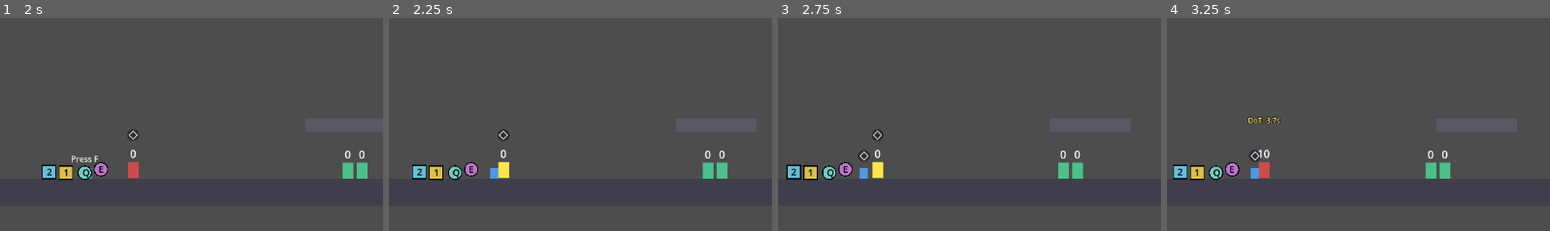
Above: before the commit, frames 1-4 (left to right).
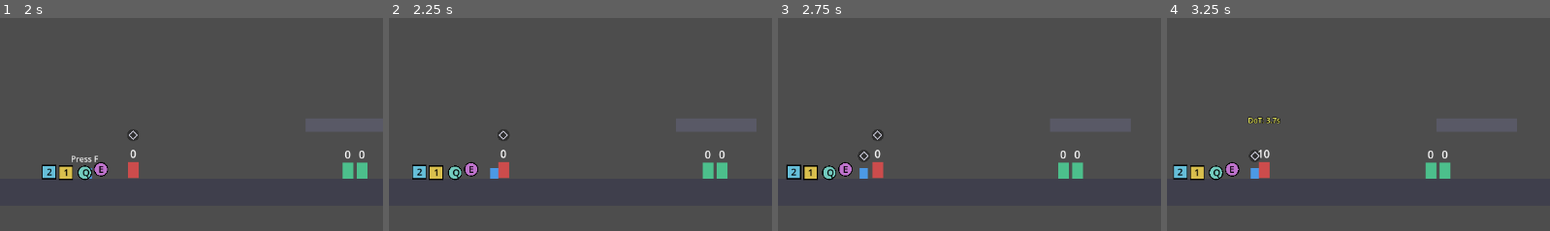
Above: after the commit, the same moments.

Repository: dry700/Elemental-Combat
Game: Godot game, scene res://scenes/world/test_arena.tscn
Same seed, same stepped clock (60 frames per second), same inputs: the game is played once before the commit and once after it.
Inputs (mouse positions are % of the whole screen's width and height, from its top left):
- Up to frame 1 (2 s): tap Enter at 0.5 s; move the mouse to (72, 46) at 0.52 s; hold D (move_right) 0.53-1.25 s; click (72, 46) at 0.6 s; tap Space (jump) at 0.77 s; drag from (29, 56) to (52, 51) at 1.27 s
- Up to frame 2 (2.25 s): move the mouse to (60, 29) at 2.02 s; hold D (move_right) from 2.03 s (still down); tap Shift (dodge) at 2.1 s
- Up to frame 3 (2.75 s): keep holding D (move_right)
- Up to frame 4 (3.25 s): release D (move_right) at 2.75 s; drag from (44, 71) to (51, 50) at 2.77 s
The pictures show only the part of the screen within x 38-88%, y 15-64%; the shares and areas given below are measured in that part.

Frame 1 is identical in both runs. In frame 2, 0.2% of the frame differs, in the area x 28-32%, y 67-76%; in frame 3, 0.2%; in frame 4, nothing differs.

Commit message:
16x16 sprite pipeline

Diff:
--- a/scenes/enemies/boss.gd
+++ b/scenes/enemies/boss.gd
@@ -28,7 +28,8 @@
 const DECEL_WHEN_NOT_CHASING: float = 800.0
 
 @onready var hurtbox: Hurtbox = $Hurtbox
-@onready var visual: Polygon2D = $PlaceholderVisual
+@onready var visual_polygon: Polygon2D = $PlaceholderVisual
+@onready var visual: SpriteVisual = $SpriteVisual
 @onready var damage_label: Label = $DamageLabel
 
 var elemental := ElementalCombatant.new()
@@ -46,7 +47,7 @@
 
 func _ready() -> void:
 	hurtbox.hit_received.connect(_on_hurtbox_hit)
-	_base_color = visual.color
+	_base_color = visual_polygon.color
 
 	elemental.indicator_offset = Vector2(0, -68)
 	elemental.armor = boss_stats.armor if "armor" in boss_stats else 10.0
@@ -73,7 +74,7 @@
 		_apply_damage(dot_damage)
 
 	if not _is_flashing:
-		visual.color = _resting_color()
+		visual.set_tint(_resting_color())
 
 	if not is_on_floor():
 		var gravity: float = ProjectSettings.get_setting("physics/2d/default_gravity")
@@ -164,7 +165,7 @@
 func _die() -> void:
 	_is_dead = true
 	hurtbox.invulnerable = true
-	visual.color = DEATH_TINT
+	visual.set_tint(DEATH_TINT)
 	damage_label.text = "X"
 	await get_tree().create_timer(DEATH_FADE_DELAY).timeout
 	queue_free()
@@ -172,11 +173,11 @@
 
 func _flash() -> void:
 	_is_flashing = true
-	visual.color = Color.WHITE
+	visual.set_tint(Color.WHITE)
 	await get_tree().create_timer(flash_duration).timeout
 	_is_flashing = false
 	if not _is_dead:
-		visual.color = _resting_color()
+		visual.set_tint(_resting_color())
 
 
 func _on_telegraph_started(is_special: bool) -> void:
--- a/scenes/enemies/boss.tscn
+++ b/scenes/enemies/boss.tscn
@@ -2,6 +2,7 @@
 
 [ext_resource type="Script" path="res://scenes/enemies/boss.gd" id="1_boss"]
 [ext_resource type="Script" path="res://scripts/combat/hurtbox.gd" id="2_hurtbox"]
+[ext_resource type="Script" path="res://scripts/visuals/sprite_visual.gd" id="3_sprite_visual"]
 
 [sub_resource type="RectangleShape2D" id="RectangleShape2D_boss"]
 size = Vector2(32, 48)
@@ -15,6 +16,11 @@
 [node name="PlaceholderVisual" type="Polygon2D" parent="."]
 color = Color(0.5, 0.25, 0.55, 1)
 polygon = PackedVector2Array(-16, -24, 16, -24, 16, 24, -16, 24)
+
+[node name="SpriteVisual" type="Node2D" parent="."]
+script = ExtResource("3_sprite_visual")
+entity_id = "boss"
+fallback_polygon = NodePath("../PlaceholderVisual")
 
 [node name="Hurtbox" type="Area2D" parent="."]
 collision_layer = 2
--- a/scenes/enemies/patrol_dummy.gd
+++ b/scenes/enemies/patrol_dummy.gd
@@ -20,7 +20,8 @@
 const SPECIAL_TELEGRAPH_TINT: Color = Color(1.0, 0.5, 0.9)
 
 @onready var hurtbox: Hurtbox = $Hurtbox
-@onready var visual: Polygon2D = $PlaceholderVisual
+@onready var visual_polygon: Polygon2D = $PlaceholderVisual
+@onready var visual: SpriteVisual = $SpriteVisual
 @onready var damage_label: Label = $DamageLabel
 
 var elemental := ElementalCombatant.new()
@@ -39,7 +40,7 @@
 
 func _ready() -> void:
 	hurtbox.hit_received.connect(_on_hurtbox_hit)
-	_base_color = visual.color
+	_base_color = visual_polygon.color
 	_spawn_x = global_position.x
 
 	elemental.indicator_offset = Vector2(0, -52)
@@ -65,7 +66,7 @@
 	var _dot_damage := elemental.tick(delta)
 
 	if not _is_flashing:
-		visual.color = _resting_color()
+		visual.set_tint(_resting_color())
 
 	if not is_on_floor():
 		var gravity: float = ProjectSettings.get_setting("physics/2d/default_gravity")
@@ -146,7 +147,7 @@
 func _die() -> void:
 	_is_dead = true
 	hurtbox.invulnerable = true
-	visual.color = DEATH_TINT
+	visual.set_tint(DEATH_TINT)
 	damage_label.text = "X"
 	await get_tree().create_timer(DEATH_FADE_DELAY).timeout
 	queue_free()
@@ -154,10 +155,10 @@
 
 func _flash() -> void:
 	_is_flashing = true
-	visual.color = Color.WHITE
+	visual.set_tint(Color.WHITE)
 	await get_tree().create_timer(flash_duration).timeout
 	_is_flashing = false
-	visual.color = _resting_color()
+	visual.set_tint(_resting_color())
 
 
 func _on_telegraph_started(is_special: bool) -> void:
--- a/scenes/enemies/patrol_dummy.tscn
+++ b/scenes/enemies/patrol_dummy.tscn
@@ -2,6 +2,7 @@
 
 [ext_resource type="Script" uid="uid://3x11vij7pkew" path="res://scenes/enemies/patrol_dummy.gd" id="1_patrol"]
 [ext_resource type="Script" uid="uid://ws5ijxpff2d5" path="res://scripts/combat/hurtbox.gd" id="2_hurtbox"]
+[ext_resource type="Script" path="res://scripts/visuals/sprite_visual.gd" id="3_sprite_visual"]
 
 [sub_resource type="RectangleShape2D" id="RectangleShape2D_patrol"]
 size = Vector2(16, 24)
@@ -22,6 +23,11 @@
 color = Color(0.3, 0.75, 0.55, 1)
 polygon = PackedVector2Array(-8, -12, 8, -12, 8, 12, -8, 12)
 
+[node name="SpriteVisual" type="Node2D" parent="." unique_id=2004417733]
+script = ExtResource("3_sprite_visual")
+entity_id = "patrol_dummy"
+fallback_polygon = NodePath("../PlaceholderVisual")
+
 [node name="Hurtbox" type="Area2D" parent="." unique_id=1790191211]
 collision_layer = 2
 collision_mask = 0
--- a/scenes/enemies/test_dummy.gd
+++ b/scenes/enemies/test_dummy.gd
@@ -20,7 +20,8 @@
 const SPECIAL_TELEGRAPH_TINT: Color = Color(1.0, 0.5, 0.9)
 
 @onready var hurtbox: Hurtbox = $Hurtbox
-@onready var visual: Polygon2D = $PlaceholderVisual
+@onready var visual_polygon: Polygon2D = $PlaceholderVisual
+@onready var visual: SpriteVisual = $SpriteVisual
 @onready var damage_label: Label = $DamageLabel
 
 var elemental := ElementalCombatant.new()
@@ -37,7 +38,7 @@
 
 func _ready() -> void:
 	hurtbox.hit_received.connect(_on_hurtbox_hit)
-	_base_color = visual.color
+	_base_color = visual_polygon.color
 
 	elemental.indicator_offset = Vector2(0, -52)  ## Above the DamageLabel (-36..-16).
 	elemental.armor = starting_armor
@@ -67,7 +68,7 @@
 			combat_ai.update(delta, player.global_position)
 
 	if not _is_flashing:
-		visual.color = _resting_color()
+		visual.set_tint(_resting_color())
 
 
 func _resting_color() -> Color:
@@ -107,7 +108,7 @@
 func _die() -> void:
 	_is_dead = true
 	hurtbox.invulnerable = true  ## Existing flag on Hurtbox — no new mechanism needed.
-	visual.color = DEATH_TINT
+	visual.set_tint(DEATH_TINT)
 	damage_label.text = "X"
 	await get_tree().create_timer(DEATH_FADE_DELAY).timeout
 	queue_free()
@@ -115,10 +116,10 @@
 
 func _flash() -> void:
 	_is_flashing = true
-	visual.color = Color.WHITE
+	visual.set_tint(Color.WHITE)
 	await get_tree().create_timer(flash_duration).timeout
 	_is_flashing = false
-	visual.color = _resting_color()
+	visual.set_tint(_resting_color())
 
 
 ## No separate "attack ended" signal exists on EnemyCombatAI — this timer
--- a/scenes/enemies/test_dummy.tscn
+++ b/scenes/enemies/test_dummy.tscn
@@ -2,6 +2,7 @@
 
 [ext_resource type="Script" path="res://scenes/enemies/test_dummy.gd" id="1_dummy"]
 [ext_resource type="Script" path="res://scripts/combat/hurtbox.gd" id="2_hurtbox"]
+[ext_resource type="Script" path="res://scripts/visuals/sprite_visual.gd" id="3_sprite_visual"]
 
 [sub_resource type="RectangleShape2D" id="RectangleShape2D_dummy"]
 size = Vector2(16, 24)
@@ -17,6 +18,11 @@
 [node name="PlaceholderVisual" type="Polygon2D" parent="."]
 polygon = PackedVector2Array(-8, -12, 8, -12, 8, 12, -8, 12)
 color = Color(0.8, 0.3, 0.3, 1)
+
+[node name="SpriteVisual" type="Node2D" parent="."]
+script = ExtResource("3_sprite_visual")
+entity_id = "test_dummy"
+fallback_polygon = NodePath("../PlaceholderVisual")
 
 [node name="Hurtbox" type="Area2D" parent="."]
 collision_layer = 2
--- a/scenes/player/player.gd
+++ b/scenes/player/player.gd
@@ -606,14 +606,14 @@
 ## Deliberately does NOT go through swap_weapon/swap_skill — resuming a
 ## run must not re-trigger a meta-progression unlock for something that
 ## was already unlocked the first time it was ever picked up.
-func apply_save_state(state: Dictionary) -> void:
-	current_health = state.get("current_health", current_health)
-	max_health = state.get("max_health", max_health)
-	elemental.armor = state.get("armor", elemental.armor)
-	_load_weapon_path(state.get("weapon_path", ""), true)
-	_load_weapon_path(state.get("secondary_weapon_path", ""), false)
-	_load_skill_path(state.get("skill_1_path", ""), true)
-	_load_skill_path(state.get("skill_2_path", ""), false)
+func apply_save_state(saved_state: Dictionary) -> void:
+	current_health = saved_state.get("current_health", current_health)
+	max_health = saved_state.get("max_health", max_health)
+	elemental.armor = saved_state.get("armor", elemental.armor)
+	_load_weapon_path(saved_state.get("weapon_path", ""), true)
+	_load_weapon_path(saved_state.get("secondary_weapon_path", ""), false)
+	_load_skill_path(saved_state.get("skill_1_path", ""), true)
+	_load_skill_path(saved_state.get("skill_2_path", ""), false)
 
 
 func _load_weapon_path(path: String, is_primary: bool) -> void:
--- a/scenes/player/player.tscn
+++ b/scenes/player/player.tscn
@@ -3,6 +3,7 @@
 [ext_resource type="Script" uid="uid://daxydjjclf6ji" path="res://scenes/player/player.gd" id="1_player"]
 [ext_resource type="Script" uid="uid://dicmasbu416ty" path="res://scripts/combat/hitbox.gd" id="2_hitbox"]
 [ext_resource type="Script" uid="uid://ws5ijxpff2d5" path="res://scripts/combat/hurtbox.gd" id="3_hurtbox"]
+[ext_resource type="Script" path="res://scripts/visuals/sprite_visual.gd" id="4_sprite_visual"]
 
 [sub_resource type="RectangleShape2D" id="RectangleShape2D_body"]
 size = Vector2(12, 16)
@@ -41,6 +42,11 @@
 [node name="CollisionShape2D" type="CollisionShape2D" parent="Visuals/Hitbox" unique_id=1556207956]
 shape = SubResource("CircleShape2D_hitbox")
 
+[node name="SpriteVisual" type="Node2D" parent="Visuals" unique_id=1998234561]
+script = ExtResource("4_sprite_visual")
+entity_id = "player"
+fallback_polygon = NodePath("../PlaceholderVisual")
+
 [node name="Camera2D" type="Camera2D" parent="." unique_id=1823877880]
 position_smoothing_enabled = true
 position_smoothing_speed = 8.0
--- /dev/null
+++ b/scripts/visuals/sprite_visual.gd
@@ -0,0 +1,76 @@
+class_name SpriteVisual
+extends Node2D
+## Drop-in swap for the flat-colour Polygon2D placeholders used
+## everywhere (PlaceholderVisual) — the "swapped for actual 16×16
+## Aseprite sprites later" promise from A.1/README, wired rather than
+## rewritten: every caller that used to touch visual.color directly now
+## calls set_tint(), and this decides whether that tints a real Sprite2D
+## or falls back to the same Polygon2D when no art exists yet.
+##
+## Convention over configuration: sprite_path is derived from entity_id
+## ("res://assets/sprites/<entity_id>.png"), never hand-wired per scene.
+## Missing file -> silently keeps the placeholder, so art can land
+## entity-by-entity (R05, Section 9.3) without breaking anything.
+
+const SPRITE_DIR: String = "res://assets/sprites/"
+const PIXEL_SCALE: float = 2.0  ## Upscales 16x16 art to sit at the placeholders' existing visual scale.
+
+@export var entity_id: String = ""
+@export var fallback_polygon: Polygon2D  ## Kept as a child, only ever hidden, never freed.
+
+var _sprite: Sprite2D
+var _using_sprite: bool = false
+
+
+func _ready() -> void:
+	if fallback_polygon == null:
+		# Not fatal — same "fails safe, doesn't crash" convention as the
+		# rest of this project's null-guards (EnemySpawnPoint.spawn(),
+		# RoomController's own missing-Exit case uses push_error since
+		# THAT one breaks room progression; a visual with no fallback
+		# just means nothing is drawn, which is recoverable at runtime).
+		push_warning("SpriteVisual on %s has no fallback_polygon (and no sibling named \"PlaceholderVisual\" to recover it from)" % get_parent())
+		return
+	if fallback_polygon == null:
+		push_error("SpriteVisual on %s has no fallback_polygon (and no sibling named \"PlaceholderVisual\" to recover it from)" % get_parent())
+		return
+	_try_load_sprite()
+
+
+func _try_load_sprite() -> void:
+	if entity_id.is_empty():
+		return
+	var path := "%s%s.png" % [SPRITE_DIR, entity_id]
+	if not ResourceLoader.exists(path):
+		return  ## No art yet for this entity — stay on the placeholder.
+	var texture := load(path) as Texture2D
+	if texture == null:
+		return
+
+	_sprite = Sprite2D.new()
+	_sprite.texture = texture
+	_sprite.texture_filter = CanvasItem.TEXTURE_FILTER_NEAREST
+	_sprite.scale = Vector2(PIXEL_SCALE, PIXEL_SCALE)
+	add_child(_sprite)
+
+	fallback_polygon.visible = false
+	_using_sprite = true
+
+
+## Single entry point every caller uses instead of Polygon2D.color /
+## Sprite2D.modulate directly.
+func set_tint(color: Color) -> void:
+	if _using_sprite:
+		_sprite.modulate = color
+	elif fallback_polygon != null:
+		fallback_polygon.color = color
+
+
+func get_tint() -> Color:
+	if _using_sprite:
+		return _sprite.modulate
+	return fallback_polygon.color if fallback_polygon != null else Color.WHITE
+
+
+func is_using_sprite() -> bool:
+	return _using_sprite
--- /dev/null
+++ b/test/unit/test_sprite_visual.gd
@@ -0,0 +1,39 @@
+extends GutTest
+## Unit tests for SpriteVisual's fallback behaviour — art lands one
+## entity at a time (A.1/9.3's R05), nothing should break for an entity
+## that doesn't have a sprite file yet.
+
+var polygon: Polygon2D
+
+func before_each():
+	polygon = Polygon2D.new()
+	polygon.color = Color(0.3, 0.6, 0.9)
+	add_child_autofree(polygon)
+
+func _make_visual(entity_id: String) -> SpriteVisual:
+	var visual := SpriteVisual.new()
+	visual.entity_id = entity_id
+	visual.fallback_polygon = polygon
+	add_child_autofree(visual)
+	return visual
+
+func test_missing_sprite_keeps_the_placeholder_visible():
+	var visual := _make_visual("definitely_not_a_real_sprite")
+	assert_false(visual.is_using_sprite())
+	assert_true(polygon.visible)
+
+func test_missing_sprite_set_tint_writes_to_the_placeholder():
+	var visual := _make_visual("definitely_not_a_real_sprite")
+	visual.set_tint(Color.RED)
+	assert_eq(polygon.color, Color.RED)
+
+func test_empty_entity_id_never_attempts_a_load():
+	var visual := _make_visual("")
+	assert_false(visual.is_using_sprite())
+	assert_true(polygon.visible)
+
+func test_no_fallback_assigned_does_not_crash():
+	var visual := SpriteVisual.new()
+	visual.entity_id = "player"
+	add_child_autofree(visual)
+	assert_true(true, "should warn, not error")
Not shown, added: scripts/visuals/sprite_visual.gd.uid
Not shown, added: test/unit/test_sprite_visual.gd.uid
Not shown, added: assets/sprites/README.md
